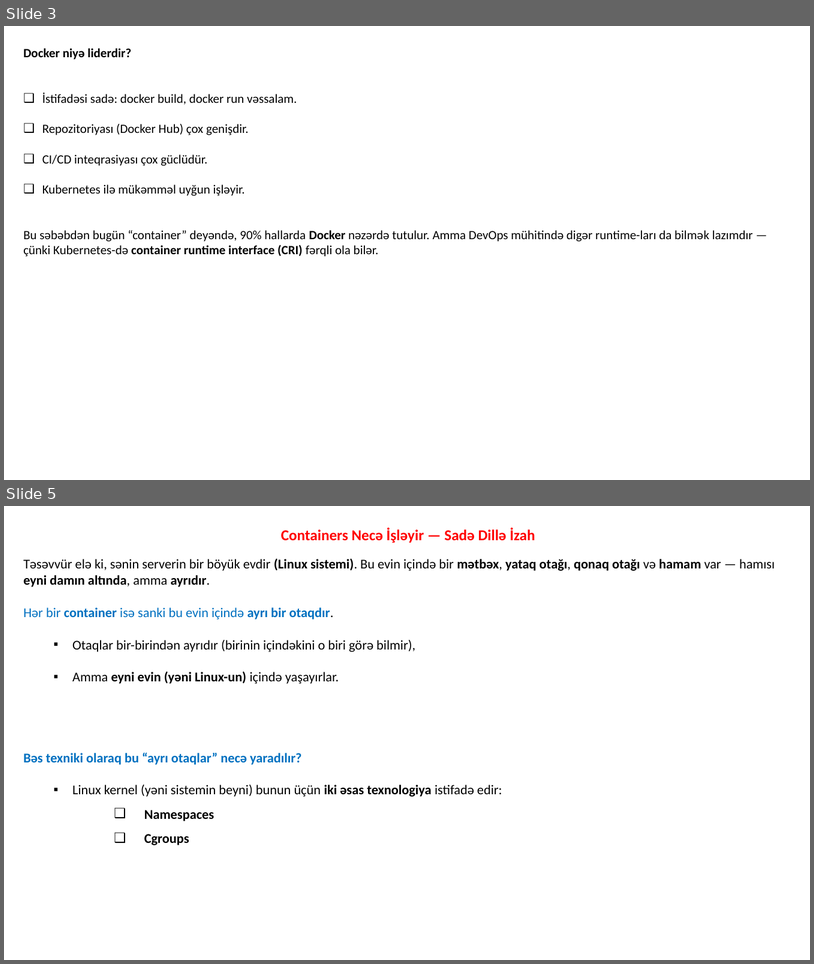
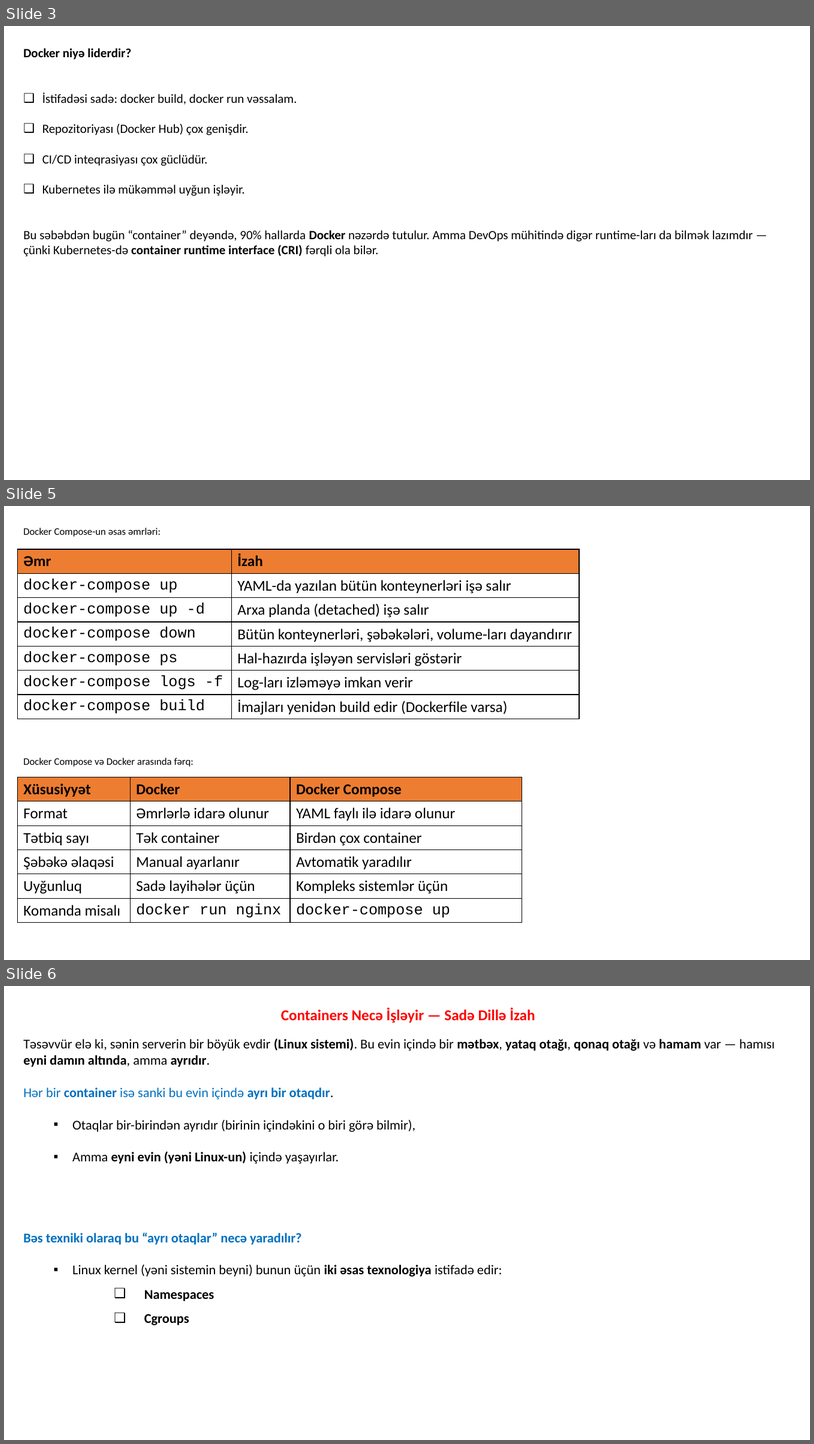
Before and after one commit to codeurient/DevOps, a slide deck: .lessons/7 Containers/1.pptx. Shown one above the other, each under a label of ours: slides 3 and 5 before the commit, slides 3, 5 and 6 after it; the slides between them are not shown. The pictures are 814x964 and 814x1444 pixels, drawn with LibreOffice and Linux fonts; fonts in the diff are those of the drawing. Boxes give left, top, right and bottom in pixels: in the first picture for what was removed or moved away, otherwise in the second. Text is boxed around its words. In the diff, an @@ line names an element or a change of style, - is before the commit and + after.

Commit message:
volume

```diff
--- a/.lessons/7 Containers/1.pptx
+++ b/.lessons/7 Containers/1.pptx
@@ slide 5 added at [4, 506, 810, 960], background #FFFFFF @@
@@ text added at [23, 528, 194, 766], 12 pt, text #000000 @@
+Docker Compose-un əsas əmrləri:
+Docker Compose və Docker arasında fərq:
@@ table added at [17, 549, 579, 718], 7 rows, 2 columns @@
+Əmr | İzah
+docker-compose up | YAML-da yazılan bütün konteynerləri işə salır
+docker-compose up -d | Arxa planda (detached) işə salır
+docker-compose down | Bütün konteynerləri, şəbəkələri, volume-ları dayandırır
+docker-compose ps | Hal-hazırda işləyən servisləri göstərir
+docker-compose logs -f | Log-ları izləməyə imkan verir
+docker-compose build | İmajları yenidən build edir (Dockerfile varsa)
@@ table added at [17, 777, 522, 922], 6 rows, 3 columns @@
+Xüsusiyyət | Docker | Docker Compose
+Format | Əmrlərlə idarə olunur | YAML faylı ilə idarə olunur
+Tətbiq sayı | Tək container | Birdən çox container
+Şəbəkə əlaqəsi | Manual ayarlanır | Avtomatik yaradılır
+Uyğunluq | Sadə layihələr üçün | Kompleks sistemlər üçün
+Komanda misalı | docker run nginx | docker-compose up
@@ what was slide 5 is now slide 6 @@
```
Also in this commit, not shown: 1 slide changed, 1 slide removed, 3 other files.
